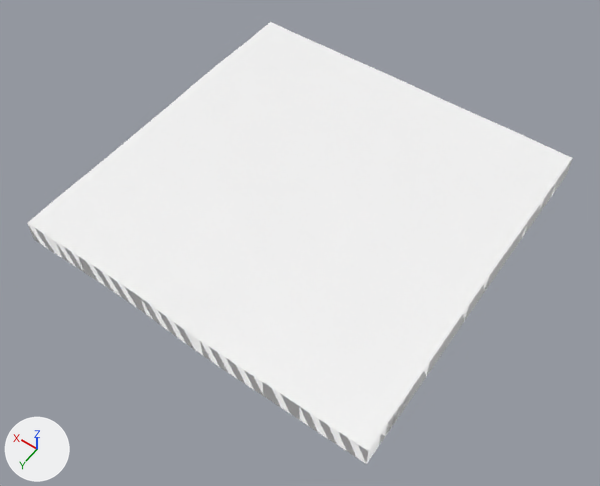
The glTF model public/tiles/2/-4_3.glb, before and after one commit.
Camera for both pictures: a camera (50 mm lens) standing at (-4409.0, -2385.0, 1551.0) and looking at (-3615.0, -3496.0, -195.0). The lights are fixed; the arrows at lower left show +X, +Y and +Z. The first picture is the older version. Where no turn or scale is listed for an object, it has been applied to the vertices.

Names of what the first picture shows: 't2_-4_3'.
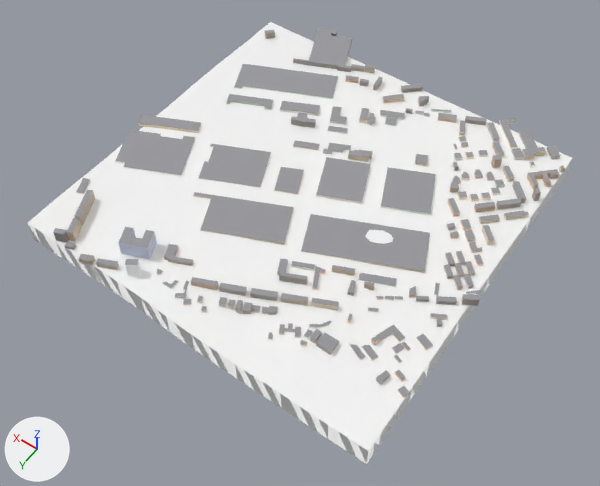
Where the newer file only moved an object's origin or applied its transform, the numbers keep the older frame.

Changed parts and their boxes (x1, y1, x2, y2) in the pictures (600 x 486 px):
part 1 of me_t2__4_3, added: after (53, 28, 565, 398)

The change, as a list of edits to the scene's bpy script:
```text
Add mat_far_building:
    mat_far_building = bpy.data.materials.new('far_building')
    mat_far_building.use_nodes = True; mat_far_building.node_tree.nodes.clear()
    _N = mat_far_building.node_tree.nodes; _L = mat_far_building.node_tree.links
    n0 = _N.new('ShaderNodeBsdfPrincipled'); n0.name = 'Principled BSDF'
    n0.inputs[1].default_value = 1.0  # 'Metallic'
    n0.inputs[2].default_value = 1.0  # 'Roughness'
    n1 = _N.new('ShaderNodeOutputMaterial'); n1.name = 'Material Output'
    n2 = _N.new('ShaderNodeVertexColor'); n2.name = 'Color Attribute'
    _L.new(n0.outputs[0], n1.inputs[0])  # 'BSDF' to 'Surface'
    _L.new(n2.outputs[0], n0.inputs[0])  # 'Color' to 'Base Color'
Change me_t2__4_3:
    used by ob_t2__4_3; location = (-3584.0, -3584.0, -126.0)
    remove me_t2__4_3.from_pydata(...)  # 1841 vertices, 3520 faces; spans x -512.0..512.0, y -512.0..512.0, z -54.0..54.0
    add me_t2__4_3.from_pydata(...)  # 3390 vertices, 5525 faces; spans x -530.0..540.0, y -578.0..525.0, z -54.0..94.0
    me_t2__4_3 part 1: 1549 vertices added at x -530.0..540.0, y -578.0..525.0, z 20.0..94.0
    add me_t2__4_3.materials.append(mat_far_building)
```
